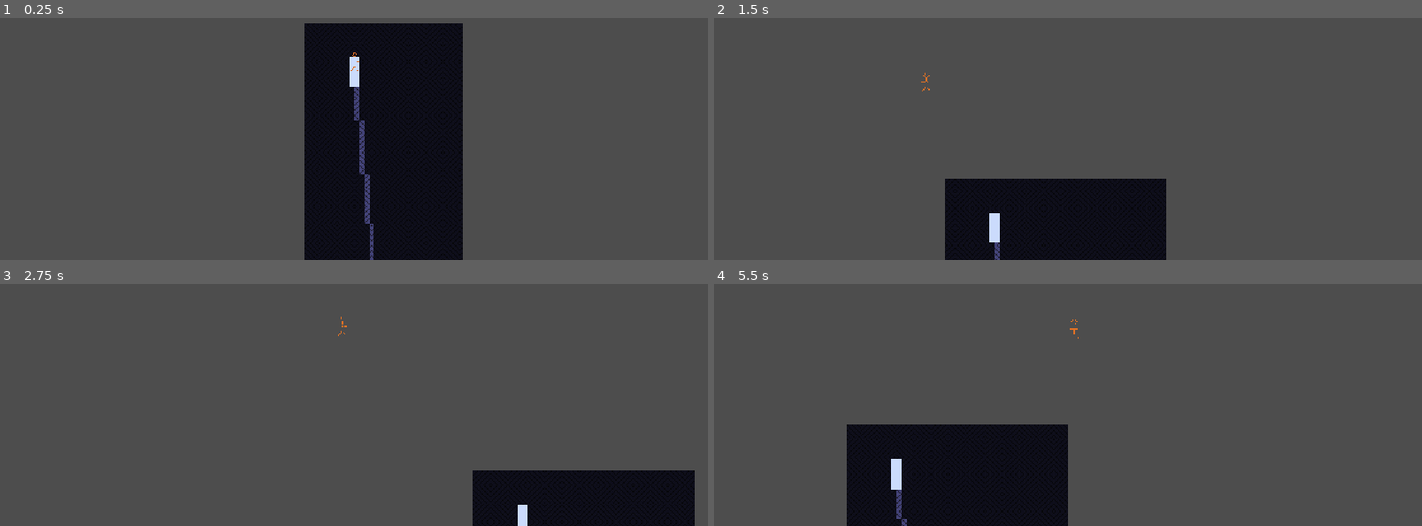
Above: before the commit, frames 1-4 (two rows, left to right).
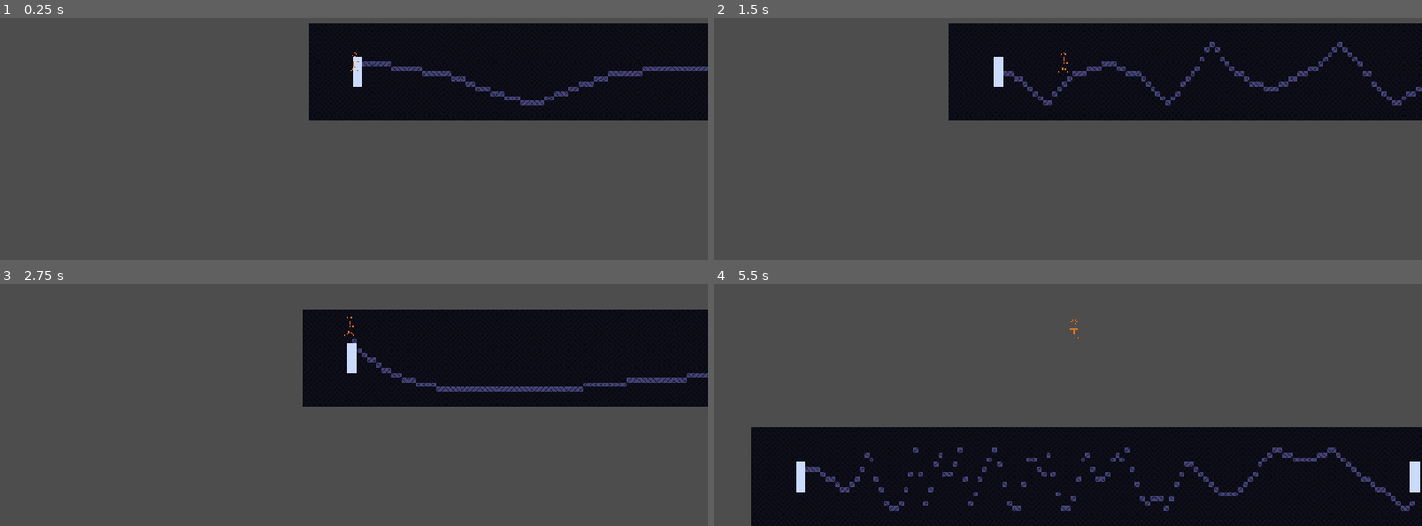
Above: after the commit, the same moments.

Repository: henreedev/exponential-climb
Game: Godot game, scene res://scenes/game.tscn
Two runs of this game, one before a commit and one after it. Both use one fixed random seed, a clock stepped at 60 frames per second and the inputs below.
Inputs (mouse positions are in pixels of both pictures, inside the frame that each line leads up to):
- Up to frame 1 (0.25 s): no input
- Up to frame 2 (1.5 s): tap Enter at 0.5 s; move the mouse to (1223, 42) at 0.52 s; hold Space (jump) 0.53-1.28 s; hold D (move_right) from 0.53 s (still down); move the mouse to (926, 80) at 1.27 s; click (926, 80) at 1.35 s
- Up to frame 3 (2.75 s): tap Space (jump) at 1.52, 1.55, 1.82, 2.3 s; move the mouse to (outside the picture) at 2.02 s; release D (move_right) at 2.03 s; hold A (move_left) from 2.03 s (still down); hold Q (toggle_loop) from 2.03 s (still down)
- Up to frame 4 (5.5 s): move the mouse to (1032, 407) at 2.77 s; release A (move_left) at 2.78 s; release Q (toggle_loop) at 2.78 s; hold D (move_right) 2.78-4.28 s; tap Space (jump) at 2.85, 3.02, 3.32, 3.77, 3.8, 4.07, 4.52, 4.55, 4.82 s; move the mouse to (1280, 388) at 3.52 s; press the mouse at (1280, 388) at 3.53 s; move the mouse to (outside the picture) at 4.27 s; release the mouse at (outside the picture) at 4.28 s; hold A (move_left) 4.28-5.03 s; tap Q (toggle_loop) at 4.35 s; move the mouse to (1103, 327) at 5.02 s; hold D (move_right) from 5.03 s (still down); hold Space (jump) from 5.03 s (still down)

The runs differ from the first frame. In frame 1, 28% of the frame differs, in the area x 43-100%, y 2-100%; in frame 2, 37%, in the area x 29-100%, y 2-100%; in frame 3, 30%; in frame 4, 27%.

Commit message:
noise variation of paths

Diff:
--- a/scenes/environment/floor.tscn
+++ b/scenes/environment/floor.tscn
@@ -1,17 +1,6 @@
-[gd_scene load_steps=3 format=3 uid="uid://d4gselxfoms3w"]
+[gd_scene load_steps=2 format=3 uid="uid://d4gselxfoms3w"]
 
 [ext_resource type="Script" uid="uid://dmvt3as7lh7jd" path="res://scripts/environment/floor.gd" id="1_1rvl0"]
 
-[sub_resource type="FastNoiseLite" id="FastNoiseLite_1rvl0"]
-noise_type = 3
-frequency = 0.027
-fractal_type = 3
-fractal_octaves = 1
-fractal_ping_pong_strength = 1.625
-domain_warp_type = 2
-domain_warp_amplitude = 88.745
-domain_warp_frequency = 0.02
-
 [node name="Floor" type="Node2D"]
 script = ExtResource("1_1rvl0")
-path_noise = SubResource("FastNoiseLite_1rvl0")
--- a/scenes/environment/room.tscn
+++ b/scenes/environment/room.tscn
@@ -1,10 +1,24 @@
-[gd_scene load_steps=3 format=3 uid="uid://cdum48d1o5k07"]
+[gd_scene load_steps=4 format=3 uid="uid://cdum48d1o5k07"]
 
 [ext_resource type="Script" uid="uid://byha6612dg16s" path="res://scripts/environment/room.gd" id="1_17x16"]
 [ext_resource type="TileSet" uid="uid://bl1ivhw3vp5rn" path="res://resources/environment/tileset.tres" id="2_f6fs7"]
 
+[sub_resource type="FastNoiseLite" id="FastNoiseLite_17x16"]
+noise_type = 4
+seed = 120
+frequency = 0.0615
+fractal_type = 3
+fractal_octaves = 1
+fractal_ping_pong_strength = 3.51
+domain_warp_enabled = true
+domain_warp_type = 2
+domain_warp_amplitude = 52.325
+domain_warp_frequency = 0.01
+domain_warp_fractal_octaves = 1
+
 [node name="Room" type="Node2D"]
 script = ExtResource("1_17x16")
+noise = SubResource("FastNoiseLite_17x16")
 
 [node name="BGLayer" type="TileMapLayer" parent="."]
 tile_set = ExtResource("2_f6fs7")
--- a/scripts/environment/floor.gd
+++ b/scripts/environment/floor.gd
@@ -5,10 +5,8 @@
 
 const ROOM_SCENE = preload("res://scenes/environment/room.tscn")
 
-@export var path_noise : FastNoiseLite
-
 func _ready():
-	Room.generate_room(Vector2(0, 0), Vector2(100, 1020), self)
+	Room.generate_room(Vector2(0, 0), Vector2(1000, 0), self)
 
 func _input(event):
 	if event.is_action_pressed("jump"):
@@ -19,5 +17,5 @@
 		remove_child(get_child(0))
 		remove_child(get_child(0))
 		var rand_start = Vector2.ZERO
-		var rand_end = Vector2(200, randf_range(0,5000))
+		var rand_end = Vector2(1000, 0)
 		Room.generate_room(rand_start, rand_end, self)
--- a/scripts/environment/room.gd
+++ b/scripts/environment/room.gd
@@ -1,4 +1,4 @@
-extends Node
+extends Node2D
 
 class_name Room
 
@@ -17,6 +17,8 @@
 const BG_ATLAS_COORDS := Vector2i(0, 1)
 const WALL_ATLAS_COORDS := Vector2i(1, 1)
 const PLATFORM_ATLAS_COORDS := Vector2i(1, 0)
+
+@export var noise : FastNoiseLite
 
 @onready var wall_layer : TileMapLayer = $WallLayer
 @onready var bg_layer : TileMapLayer = $BGLayer
@@ -54,7 +56,11 @@
 
 	#var main_path : Array[Vector2i] = TilePath.find_path(wall_layer, start_door_pos, main_path_door_pos)
 	var main_path : Array[Vector2i] = TilePath.find_straight_path(wall_layer, start_door_pos, main_path_door_pos)
-	print(main_path)
+
+	noise.seed += 1
+	TilePath.add_noise_to_path(main_path, noise)
+
+	# Carve out path
 	const RADIUS = 3
 
 	var upward_offset = Vector2i(0, -RADIUS)
--- a/scripts/utilities/tilepath.gd
+++ b/scripts/utilities/tilepath.gd
@@ -25,6 +25,17 @@
 		var point = Vector2i(start.x + x, start.y + y)
 		coords_set[point] = null # Dummy value, just storing key
 	path.append_array(coords_set.keys())
+	return path
+
+## Adds given noise to a path, ensuring the start and end points remain the same.
+static func add_noise_to_path(path : Array[Vector2i], \
+							noise : FastNoiseLite):
+	var i = 0
+	for coord : Vector2i in path:
+		var noise_sample = noise.get_noise_1d(i) * 7
+		coord.y += noise_sample
+		path[i] = coord
+		i += 1
 	return path
 
 #region A-star pathfinding
